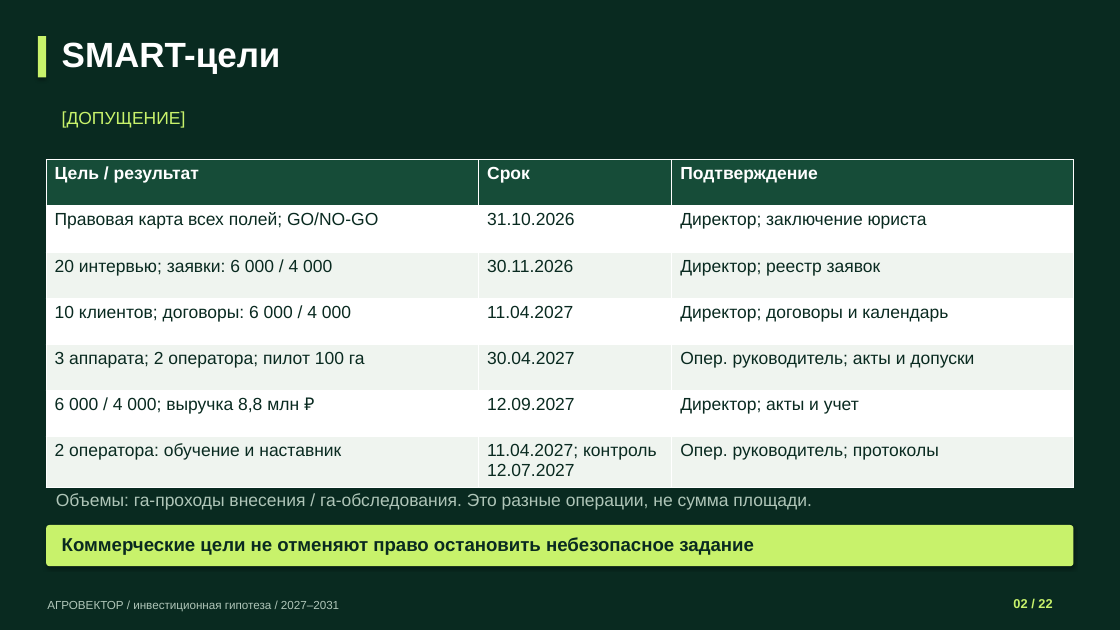
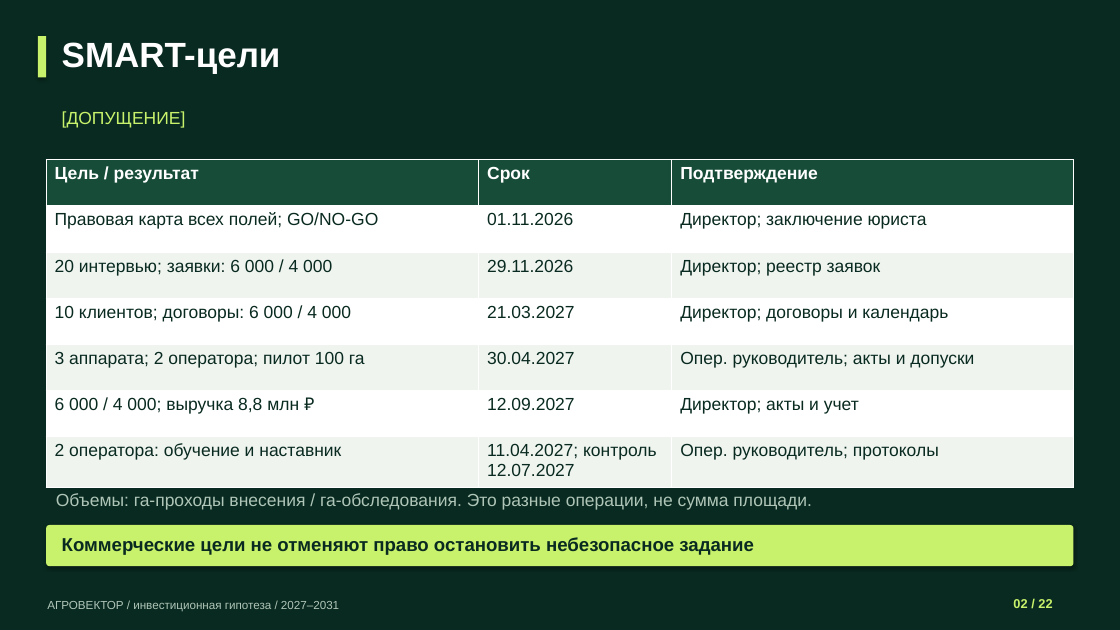
Before and after one commit to lalka1231/spareforge-business-plan, a slide deck: slide 2 of presentations/AGROVECTOR_22_SLIDES.pptx. Drawn at 1120x630 pixels with LibreOffice and Linux fonts; fonts in the diff are those of the drawing. Boxes give left, top, right and bottom in pixels: in the first picture for what was removed or moved away, otherwise in the second. Text is boxed around its words. In the diff, an @@ line names an element or a change of style, - is before the commit and + after.

```diff
--- a/presentations/AGROVECTOR_22_SLIDES.pptx
+++ b/presentations/AGROVECTOR_22_SLIDES.pptx
@@ table at (x1=46, y1=160, x2=1074, y2=483) @@
-row 2, column 2: 31.10.2026
+row 2, column 2: 01.11.2026
-row 3, column 2: 30.11.2026
+row 3, column 2: 29.11.2026
-row 4, column 2: 11.04.2027
+row 4, column 2: 21.03.2027
```
Also in this commit, not shown: 4 other slides changed, 21 other files.
